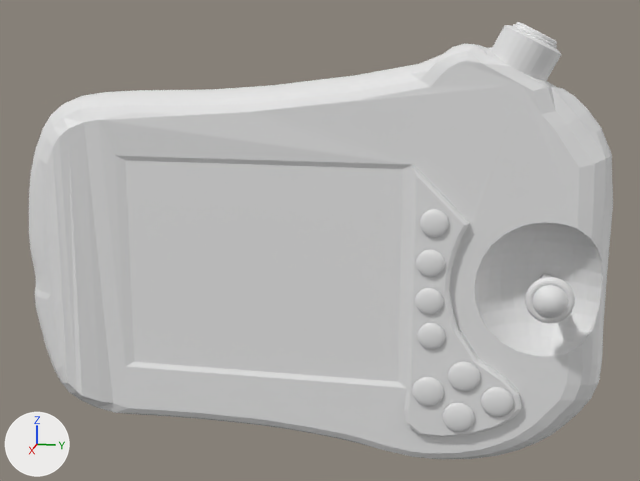
The Blender file Assets/Models/Interactable/Robotics/RobotArm/FlexPendant/flexpendant.blend: old version first, new version second.
One viewpoint serves both versions: a 50 mm camera at (6.43, 1.36, 1.83) aimed at (-0.11, 0.06, 0.2). Arrows for +X, +Y and +Z are at lower left; the lights stay in place.

The first picture shows 'Flexpendant', 'Joystick'.
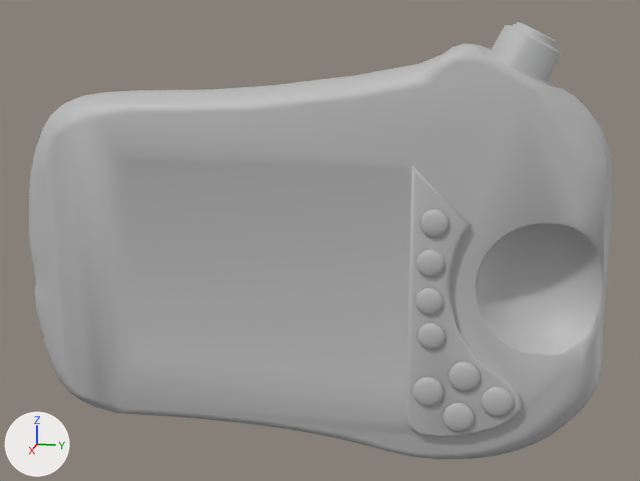
Where the change shows, as pixel boxes (x1, y1, x2, y2) in the pictures (640 x 481 px; the box of a moved part takes in the faces that stretch with it):
'Joystick', hidden: before (525, 274, 575, 323)
part 1 of me_cube_001, moved or reshaped: (99, 26, 579, 453) in both
part 3 of me_cube_001, recoloured: (29, 22, 613, 459) in both

What the commit changed:
Material 'Material.001' (mat_material_001) is new.
Its base color is (0.5, 0.5, 0.5) (grey #bcbcbc).
me_cube_001 is used by ob_flexpendant; location (0.0, 0.0, 0.0); scale (0.227, 1.84, 0.96).
me_cube_001 had 3699 vertices, 3482 faces and spanned x -3.26..1.56, y -1.25..1.19, z -1.52..1.91.
me_cube_001 now has 3687 vertices, 3479 faces and spans x -3.26..1.56, y -1.25..1.19, z -1.52..1.91.
Part 1, on me_cube_001:
13 vertices are removed from x -0.95..1.1, y 0.71..0.91, z -0.48..1.7.
23 faces are deleted.
1 vertex is added at (-0.94, 0.8, 1.6).
20 new faces join them.
me_cube_001 part 2: 3459 kept faces spanning x -3.26..1.56, y -1.25..1.19, z -1.52..1.91 are now shaded smooth.
me_cube_001 part 3: 3459 faces spanning x -3.26..1.56, y -1.25..1.19, z -1.52..1.91 switch from no material to mat_material_001 (grey #bcbcbc).
Object 'Joystick' (ob_joystick) is now hidden.
